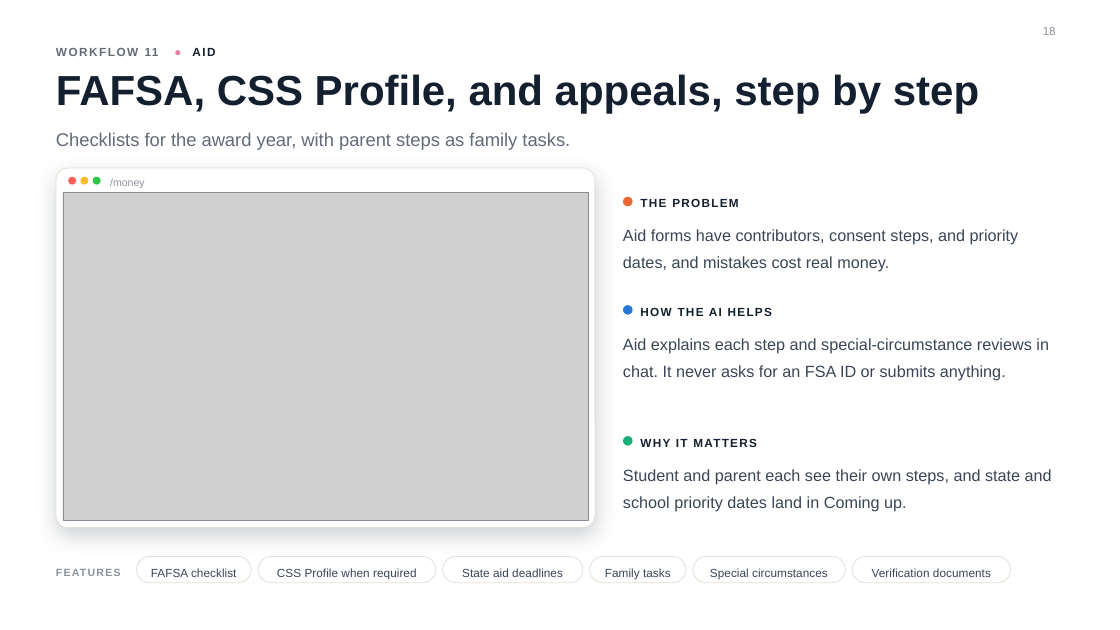
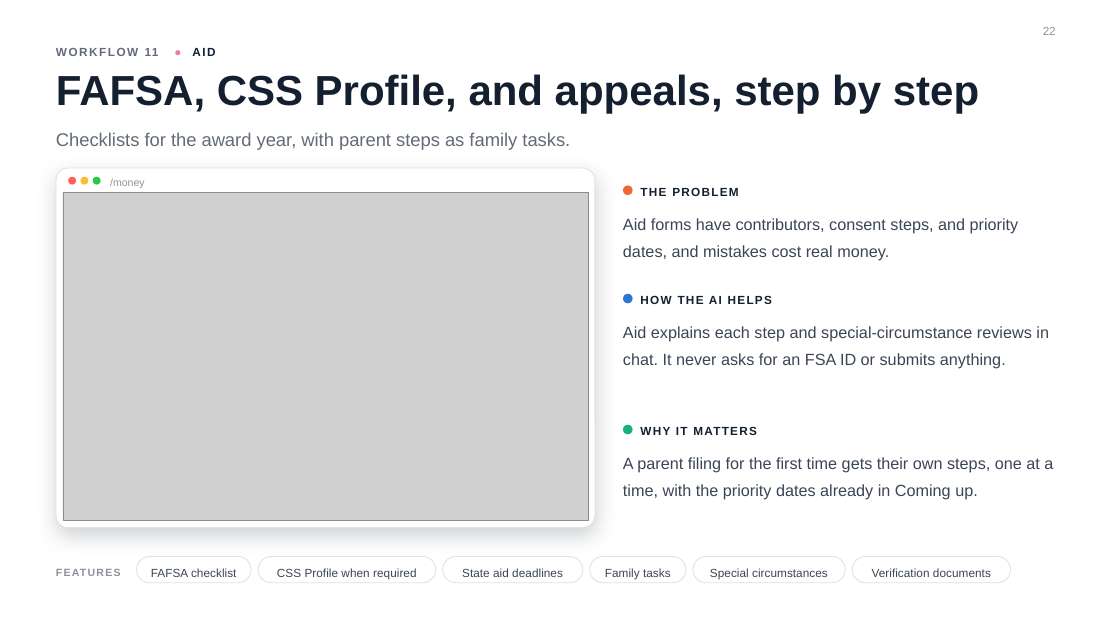
Before and after one commit to reykoaparicio/scholarcrew, a slide deck: slide 22 of presentation/ScholarCrew.pptx (slide 18 before the commit). Drawn at 1120x630 pixels with LibreOffice and Linux fonts; fonts in the diff are those of the drawing; grey boxes stand for pictures; background and template pictures are left out. Boxes give left, top, right and bottom in pixels: in the first picture for what was removed or moved away, otherwise in the second. Text is boxed around its words. In the diff, an @@ line names an element or a change of style, - is before the commit and + after.

```diff
--- a/presentation/ScholarCrew.pptx
+++ b/presentation/ScholarCrew.pptx
@@ page number at [1043, 27, 1056, 35]: text changed @@
-18
+22
@@ 5 texts, 3 ellipses: place and size @@
-5 texts, 3 ellipses at [623, 197, 1064, 450]
+5 texts, 3 ellipses at [623, 186, 1064, 439]
@@ text at [623, 457, 1053, 500]: text changed @@
-Student and parent each see their own steps, and state and school priority dates land in Coming up.
+A parent filing for the first time gets their own steps, one at a time, with the priority dates already in Coming up.
```
Also in this commit, not shown: 13 other slides changed, 5 slides added, 4 other files.
